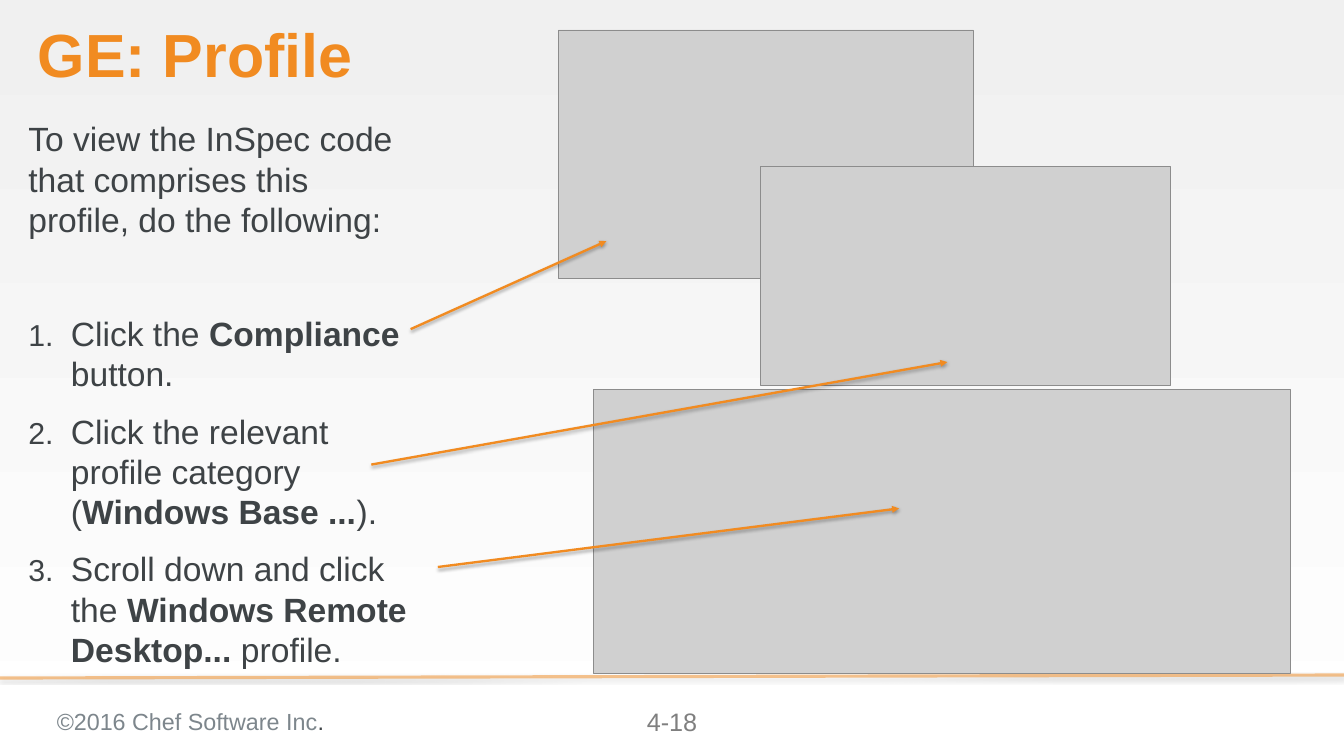
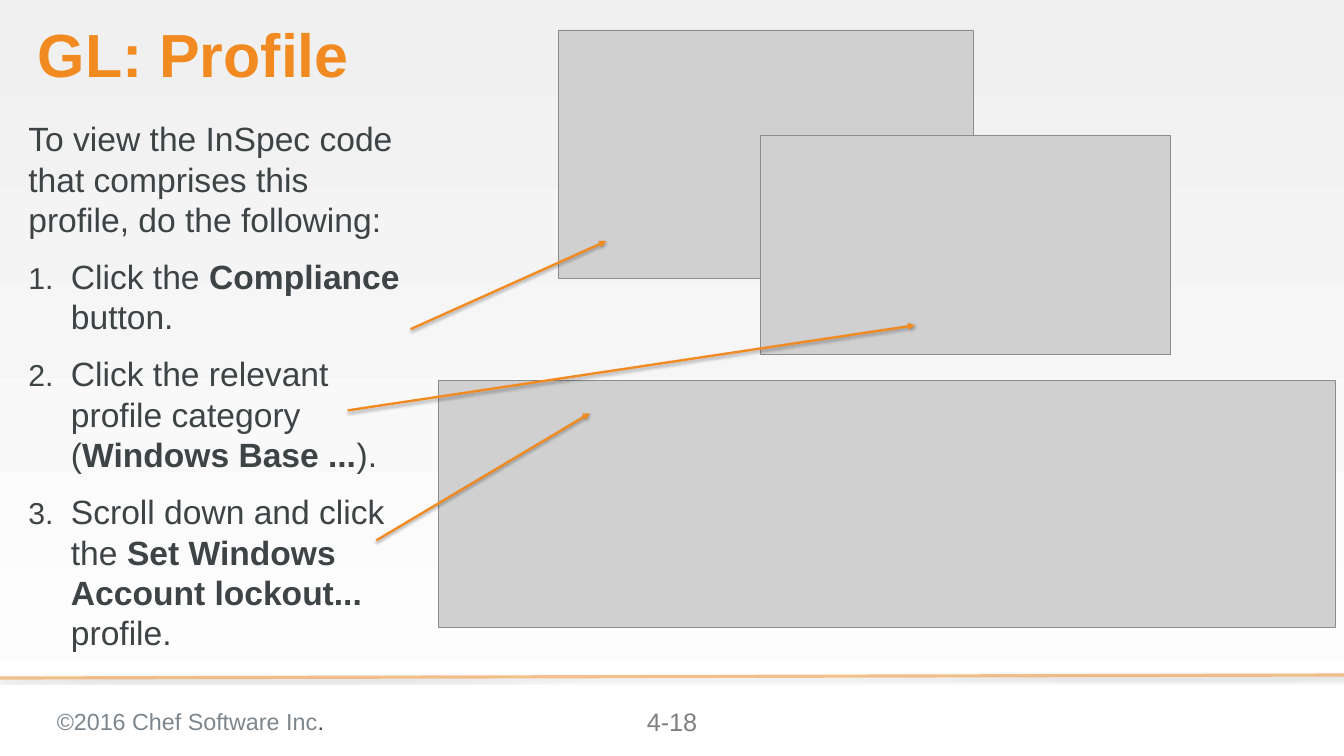
Before and after one commit to bchamby/chef-compliance-installation-configuration-operation, a slide deck: slide 18 of 04-initial-configuration-scans-win.pptx. Drawn at 1344x756 pixels with LibreOffice and Linux fonts; fonts in the diff are those of the drawing; grey boxes stand for pictures; background and template pictures are left out. Boxes give left, top, right and bottom in pixels: in the first picture for what was removed or moved away, otherwise in the second. Text is boxed around its words. In the diff, an @@ line names an element or a change of style, - is before the commit and + after.

```diff
--- a/04-initial-configuration-scans-win.pptx
+++ b/04-initial-configuration-scans-win.pptx
@@ title at (38,33,348,78): text changed @@
-GE: Profile
+GL: Profile
@@ picture: place and size @@
-picture at (760,166,1171,386)
+picture at (760,135,1171,355)
@@ arrow moved from (371, 465) - (947, 362) to (348, 410) - (915, 325) @@
@@ picture: place and size @@
-picture at (593,389,1290,674)
+picture at (438,380,1335,627)
@@ arrow moved from (438, 567) - (899, 509) to (376, 540) - (590, 413) @@
@@ text at (71,499,384,606): text changed @@
-3. Scroll down and click the Windows Remote Desktop... profile.
+3. Scroll down and click the Set Windows Account lockout... profile.
```
Also in this commit, not shown: 15 other slides changed, 1 slide added, 39 slides removed.
